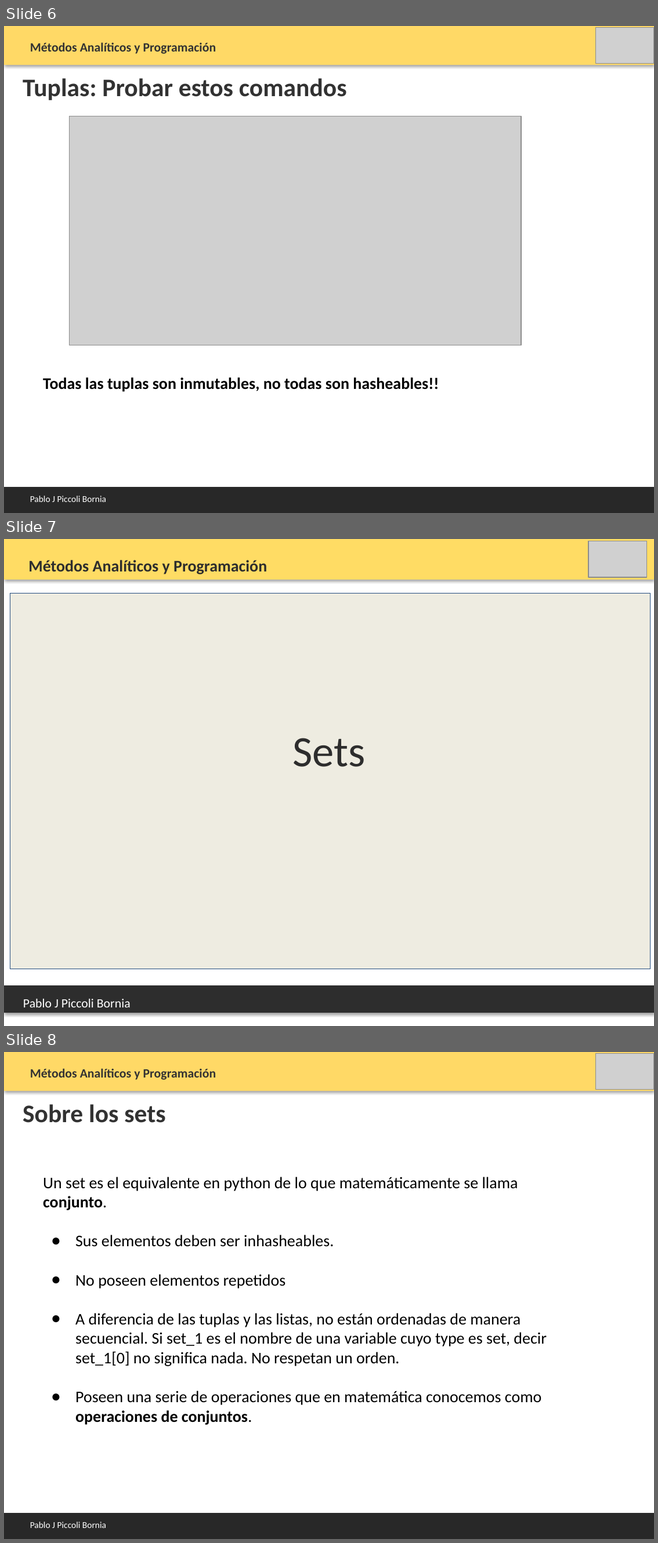
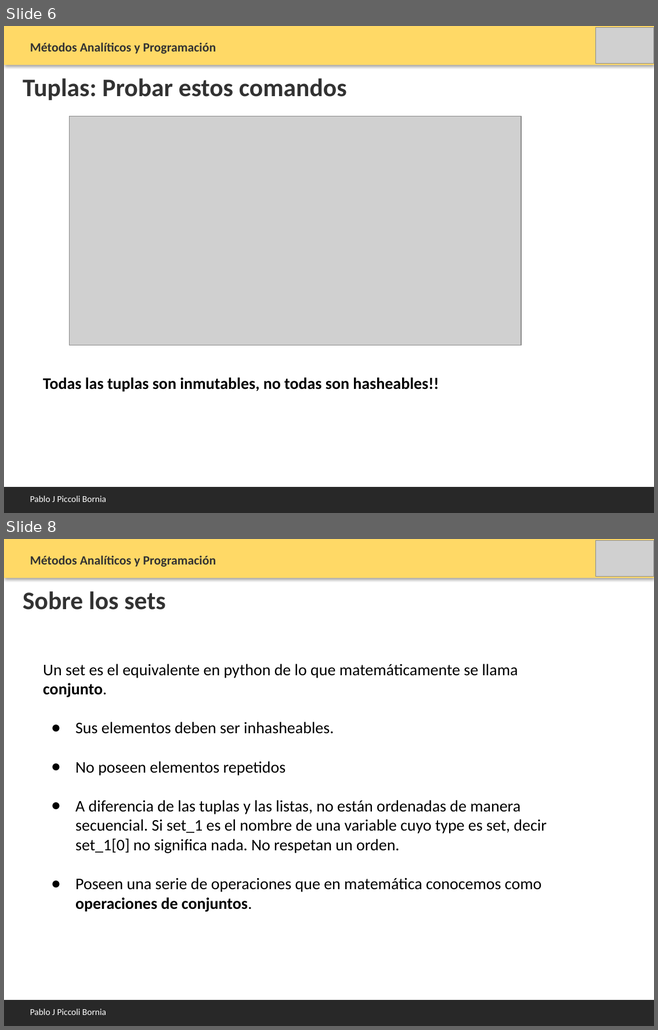
Before and after one commit to PabloPicc/MAyP_2026_1S, a slide deck: clases_teoricas_2026/Clase_6_Estructura_Datos.pptx. Shown one above the other, each under a label of ours: slides 6, 7 and 8 before the commit, slides 6 and 8 after it; the slides between them are not shown. The pictures are 658x1543 and 658x1030 pixels, drawn with LibreOffice and Linux fonts; fonts in the diff are those of the drawing; grey boxes stand for pictures. Boxes give left, top, right and bottom in pixels: in the first picture for what was removed or moved away, otherwise in the second. Text is boxed around its words. In the diff, an @@ line names an element or a change of style, - is before the commit and + after.

```diff
--- a/clases_teoricas_2026/Clase_6_Estructura_Datos.pptx
+++ b/clases_teoricas_2026/Clase_6_Estructura_Datos.pptx
@@ slide 7 removed at bbox=[4, 539, 654, 1026], background #FFFFFF @@
@@ rectangle removed at bbox=[4, 539, 654, 579] @@
@@ picture removed at bbox=[588, 541, 647, 577] @@
@@ text removed at bbox=[28, 560, 267, 574] @@
-Métodos Analíticos y Programación
@@ rectangle removed at bbox=[10, 593, 650, 969] @@
@@ text removed at bbox=[292, 738, 365, 767] @@
-Sets
@@ rectangle removed at bbox=[4, 986, 654, 1013] @@
@@ text removed at bbox=[23, 999, 130, 1008] @@
-Pablo J Piccoli Bornia
```
Also in this commit, not shown: 3 slides changed, 4 slides added, 3 other slides removed, 10 other files.
